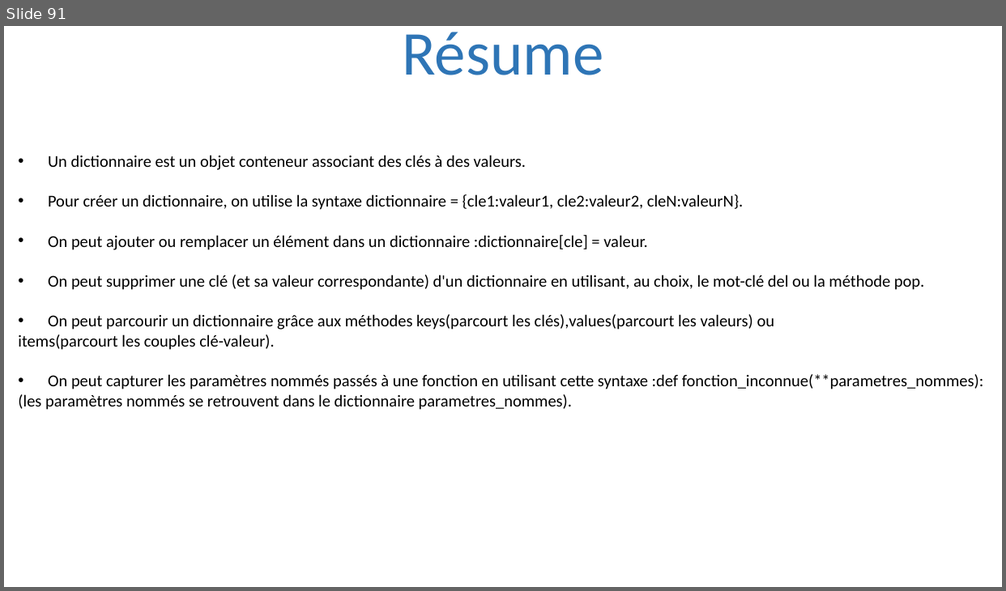
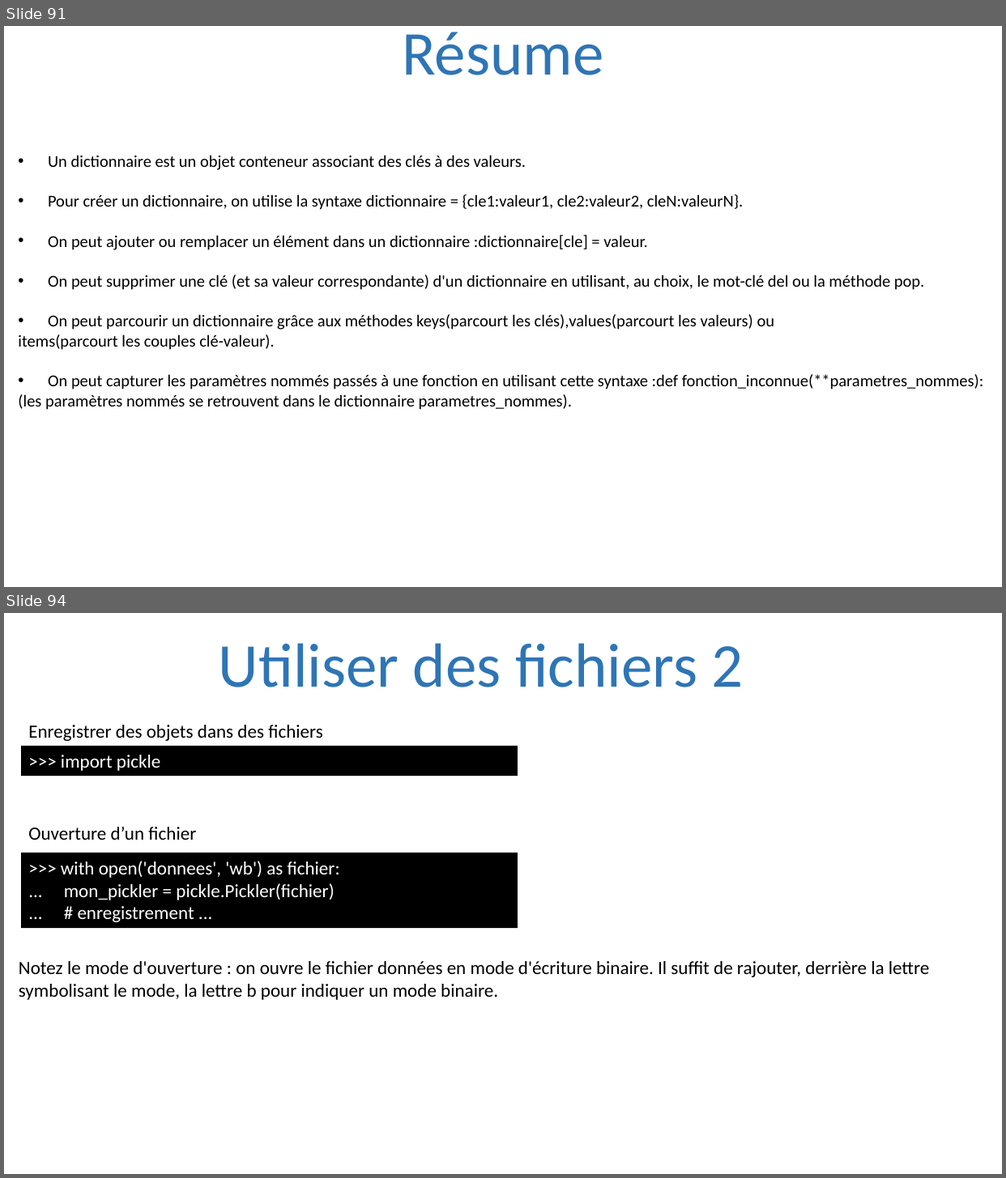
Before and after one commit to julienPalleau/PythonDoc, a slide deck: Python-resume.pptx. Shown one above the other, each under a label of ours: slide 91 before the commit, slides 91 and 94 after it; the slides between them are not shown. The pictures are 1006x591 and 1006x1178 pixels, drawn with LibreOffice and Linux fonts; fonts in the diff are those of the drawing. Boxes give left, top, right and bottom in pixels: in the first picture for what was removed or moved away, otherwise in the second. Text is boxed around its words. In the diff, an @@ line names an element or a change of style, - is before the commit and + after.

```diff
--- a/Python-resume.pptx
+++ b/Python-resume.pptx
@@ slide 94 added at box(4, 613, 1002, 1174), background #FFFFFF @@
@@ title added at box(219, 643, 744, 688), 60 pt, text #2E75B6 @@
+Utiliser des fichiers 2
@@ text added at box(28, 725, 323, 741), 18 pt, text #000000 @@
+Enregistrer des objets dans des fichiers
@@ rectangle added at box(21, 746, 518, 776), fill #000000, 18 pt, text #FFFFFF @@
+>>> import pickle
@@ text added at box(28, 827, 196, 840), 18 pt, text #000000 @@
+Ouverture d’un fichier
@@ rectangle added at box(21, 853, 518, 928), fill #000000, 18 pt, text #FFFFFF @@
+>>> with open('donnees', 'wb') as fichier:
+... mon_pickler = pickle.Pickler(fichier)
+... # enregistrement ...
@@ text added at box(19, 961, 929, 1000), 18 pt, text #000000 @@
+Notez le mode d'ouverture : on ouvre le fichier données en mode d'écriture binaire. Il suffit de rajouter, derrière la lettre symbolisant le mode, la lettre b pour indiquer un mode binaire.
```
Also in this commit, not shown: 5 other slides added.
